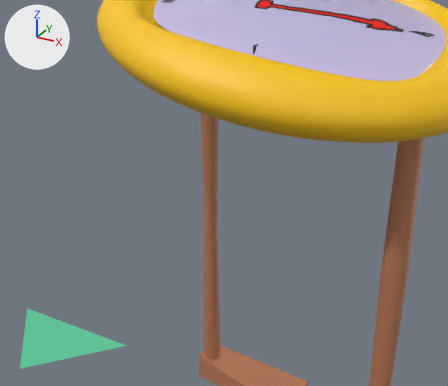
One commit to the Blender file Assets/Models/clock/clockboi.blend: the scene before it, then after it.
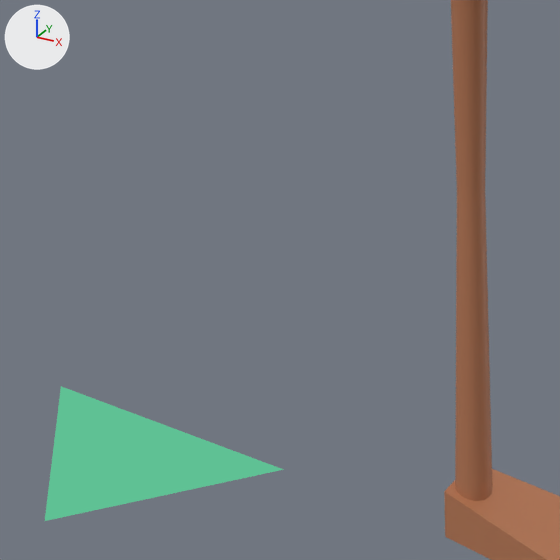
There are two pictures of each version: one from a camera (50 mm lens) standing at (0.667, -2.941, 0.658) and looking at (0.207, -2.105, 0.24), one close up on the part from 0% to 56% of the width and 35% to 100% of the height. Arrows for +X, +Y and +Z are at upper left; the lights stay in place.

Before the edit, the objects in view are built like this:
```python
me_arrow = bpy.data.meshes.new('Arrow')
me_arrow.from_pydata([(-0.114, -0.011, 0.0), (0.114, -0.011, 0.0), (0.0, -0.14, 0.0), (0.0, -0.14, 0.0)], [], [(1, 0, 2, 3)])
me_arrow.materials.append(mat_glow_green)  # dark green #377559
me_cube_001 = bpy.data.meshes.new('Cube.001')
me_cube_001.from_pydata(...)  # 16 vertices, 12 faces; spans x -0.07..1.5, y -0.48..-0.18, z -0.07..0.07
me_cube_001.materials.append(mat_material_002)  # picture img_clockthingpalette_png
me_cylinder = bpy.data.meshes.new('Cylinder')
me_cylinder.from_pydata(...)  # 99 vertices, 68 faces; spans x -0.05..0.05, y -0.05..0.05, z -1.74..0.09
me_cylinder.materials.append(mat_material_002)  # picture img_clockthingpalette_png
ob_arrow = bpy.data.objects.new('Arrow', me_arrow)
ob_arrow.location = (0.0, -2.2613, 0.0044)
ob_cube = bpy.data.objects.new('Cube', me_cube_001)
ob_cube.location = (-0.8227, 0.0, -1.7679)
ob_left_leg = bpy.data.objects.new('left leg', me_cylinder)
ob_left_leg.location = (-0.8453, -0.3373, 0.0)
```
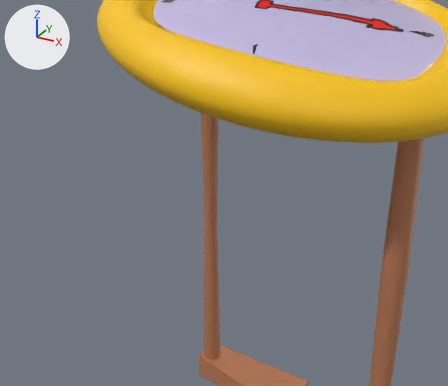
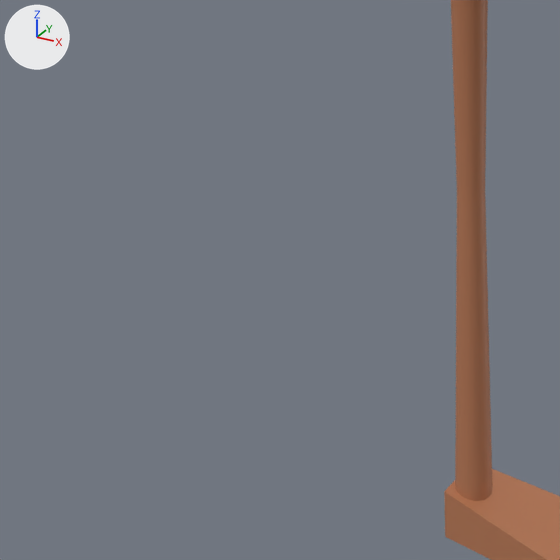
The newer file is also turned or shifted as a whole; pictures and numbers use the older file's frame.

The change, as a list of edits to the scene's bpy script:
```text
Remove ob_arrow:
    ob_arrow = bpy.data.objects.new('Arrow', me_arrow)
    ob_arrow.location = (0.0, -2.2613, 0.0044)
```

Where the change shows, as pixel boxes (x1, y1, x2, y2) in the close-ups (560 x 560 px):
'Arrow', deleted (green): before (45, 386, 284, 521)
